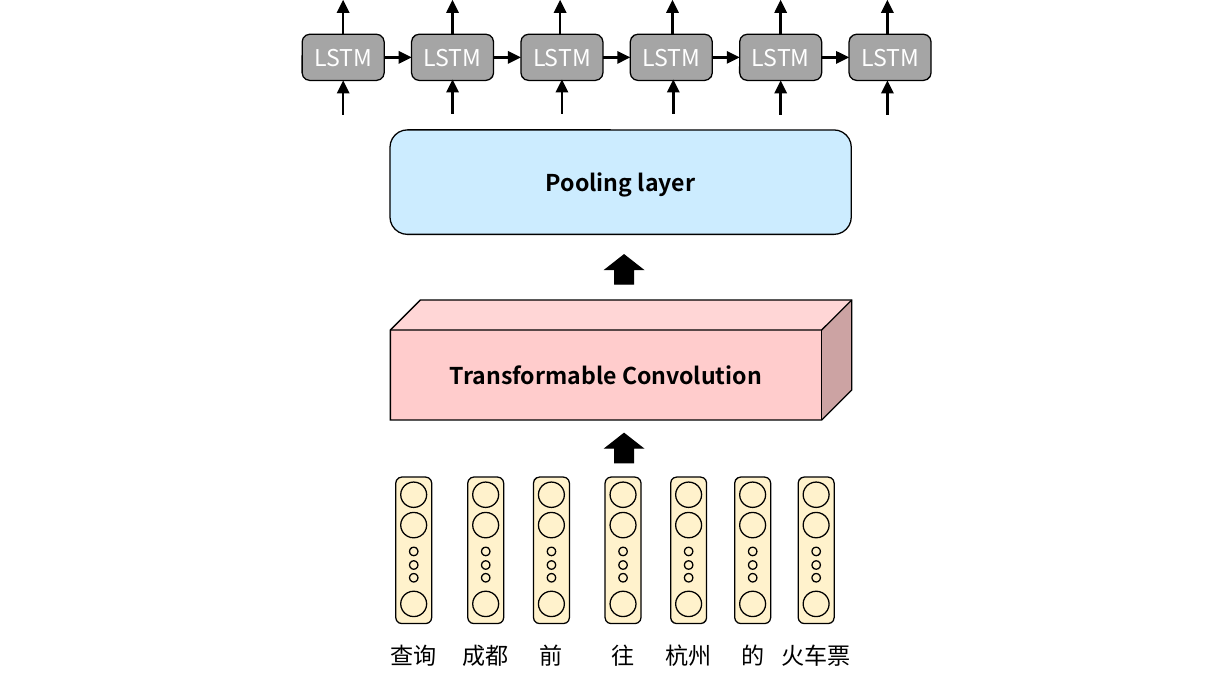
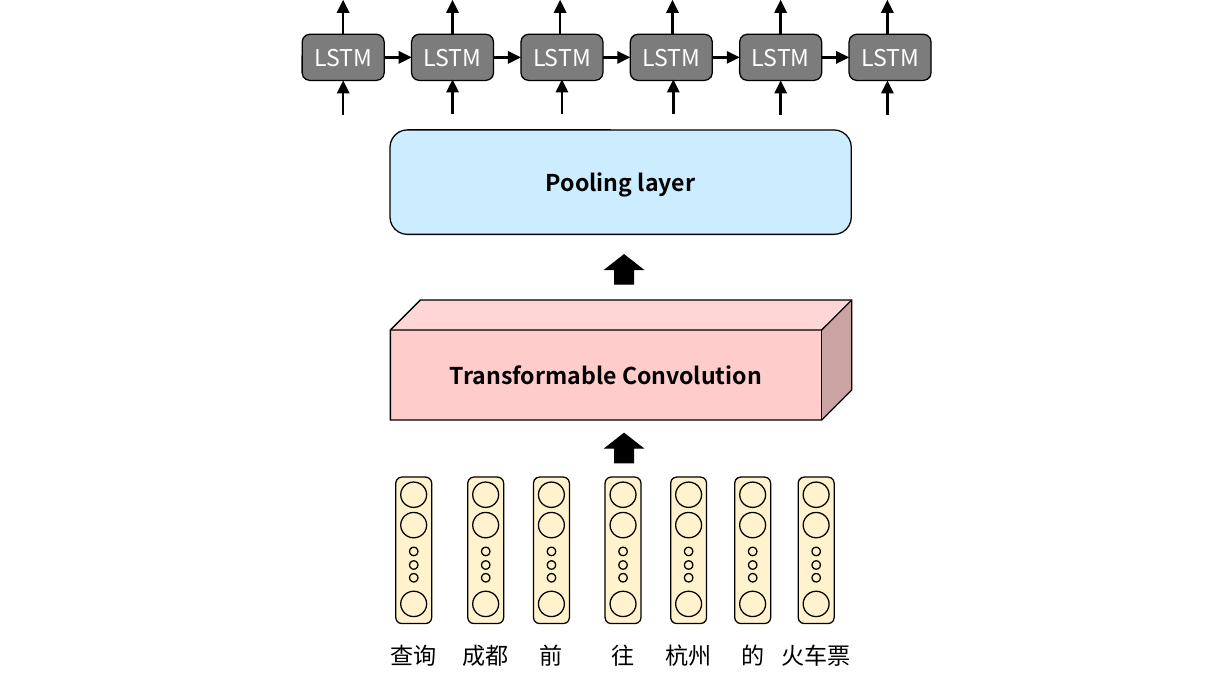
Before and after one commit to weixiao2333/zjuthesis-mphil, a slide deck: slide 6 of 论文图.pptx. Drawn at 1232x693 pixels with LibreOffice and Linux fonts; fonts in the diff are those of the drawing. Boxes give left, top, right and bottom in pixels: in the first picture for what was removed or moved away, otherwise in the second. Text is boxed around its words. In the diff, an @@ line names an element or a change of style, - is before the commit and + after.

```diff
--- a/论文图.pptx
+++ b/论文图.pptx
@@ fill #A5A5A5 to #7C7C7C in 6 elements at (302, 34, 384, 80), (411, 34, 494, 80), (521, 34, 604, 80), (630, 34, 713, 80), (740, 34, 823, 80), (849, 34, 932, 80) @@
```
Also in this commit, not shown: 12 other slides changed, 1 slide added, 6 other files.
